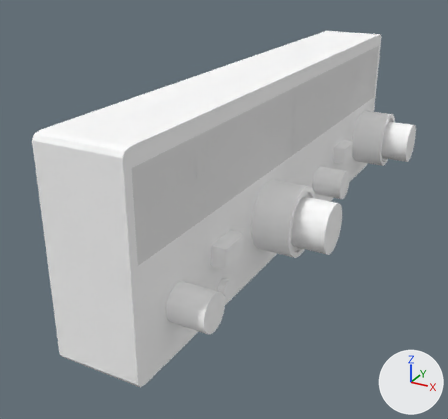
Before and after pictures for a commit that changed the Blender file dev/blender/instruments/kx165-2.blend.
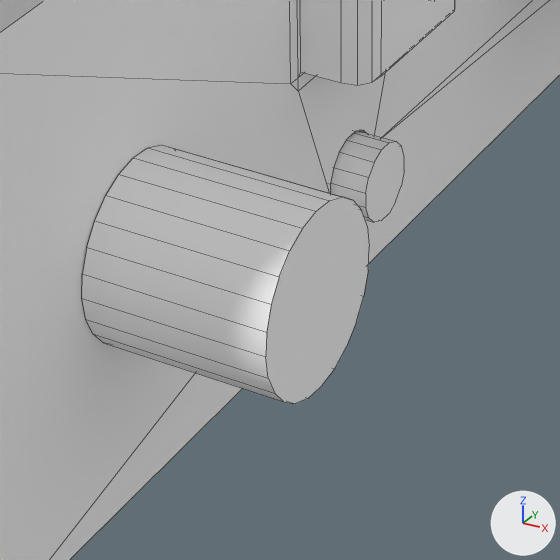
There are two pictures of each version: one whole from a 50 mm lens placed at (-0.2862, -0.0456, 0.0883), pointed at (-0.365, 0.0978, 0.0167), one close up on the part from 33% to 59% of the width and 60% to 88% of the height. The lights are fixed; the arrows at lower right show +X, +Y and +Z. The close-ups show mesh edges as thin lines.

Names of what the first close-up shows: 'COMchan', 'COMvol', 'COMxfer', 'KX165', 'Screen'.
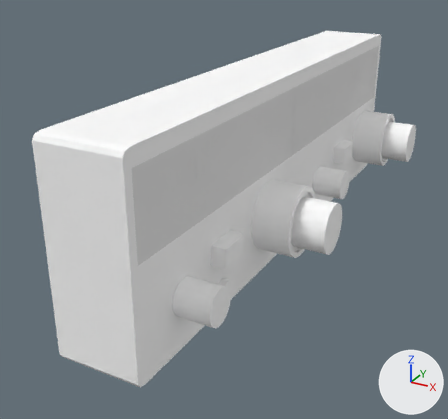
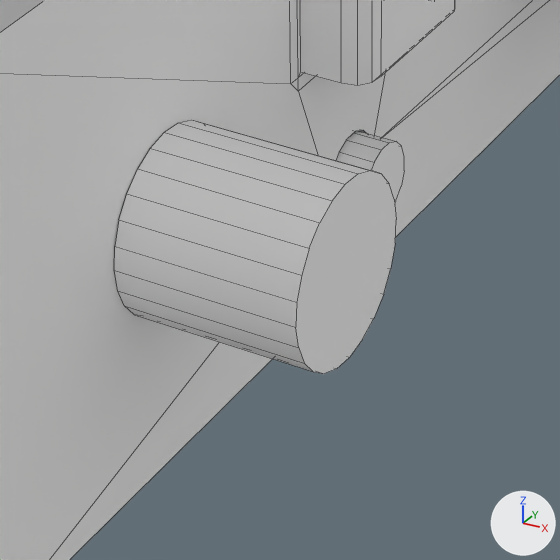
What changed in the scene script:
```text
Change ob_comvol:
    ob_comvol.location: (0.0, 0.0, 0.0) -> (0.0, 0.0025, 0.0)
```

Boxes (x1, y1, x2, y2) around the edits, measured in the close-ups (560 x 560 px):
'COMvol', moved
    before: (82, 145, 369, 403)
    after: (114, 120, 396, 374)
